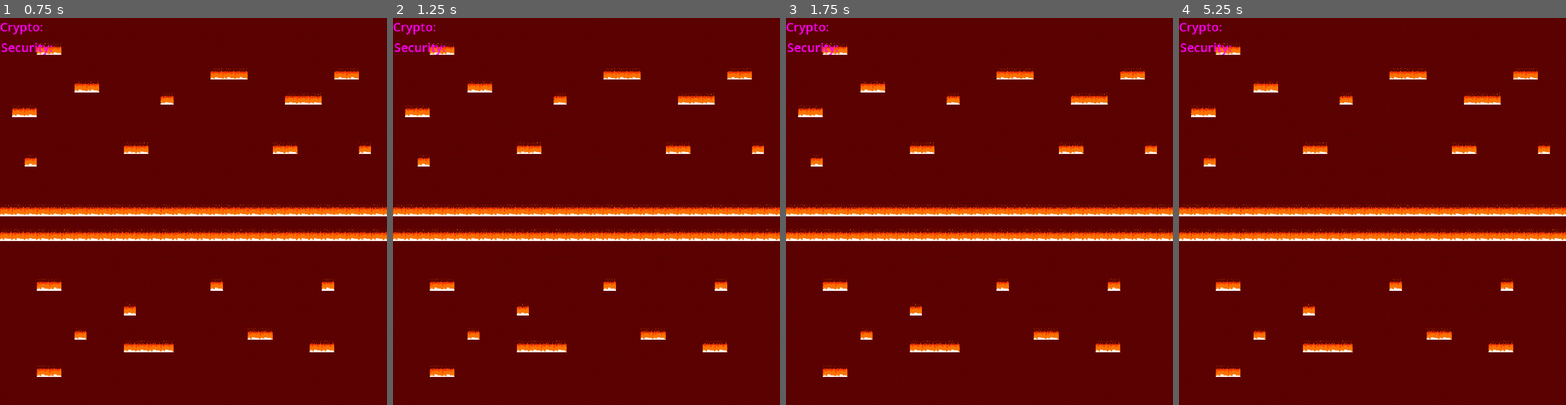
Above: before the commit, frames 1-4 (left to right).
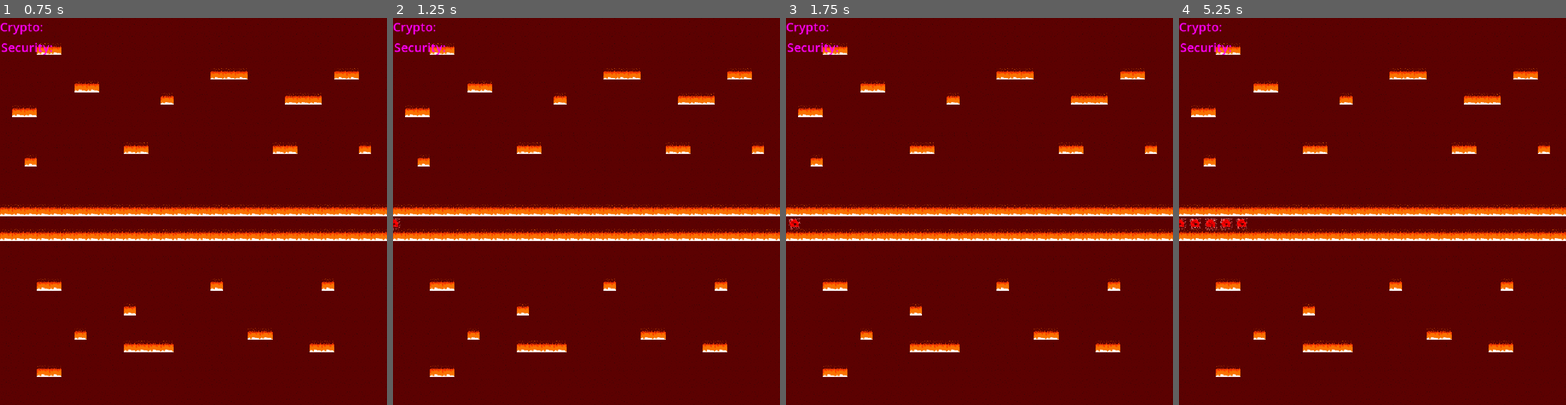
Above: after the commit, the same moments.

Repository: marist-spc/Retro-Tower-Defense
Game: Godot game, scene res://firewall.tscn
Two runs of this game, one before a commit and one after it. Both use one fixed random seed, a clock stepped at 60 frames per second and the inputs below.
Inputs:
- Up to frame 1 (0.75 s): no input
- Up to frame 2 (1.25 s): no input
- Up to frame 3 (1.75 s): no input
- Up to frame 4 (5.25 s): no input

Frame 1 is identical in both runs. In frame 2, less than 0.1% of the frame differs, in the area x 0-2%, y 51-55%; in frame 3, less than 0.1%; in frame 4, 0.3%, in the area x 0-18%, y 51-55%.

Commit message:
Spawns enemies and makes them move

Diff:
--- a/retro-td/firewall.tscn
+++ b/retro-td/firewall.tscn
@@ -3,6 +3,8 @@
 [ext_resource type="Texture2D" uid="uid://dhnle82fo316u" path="res://roook.png" id="1_664hb"]
 [ext_resource type="Texture2D" uid="uid://b6nxty01hmy6i" path="res://fire.png" id="2_x700o"]
 [ext_resource type="PackedScene" uid="uid://cx0m8xjqnvq8x" path="res://hud.tscn" id="3_ue4l0"]
+[ext_resource type="PackedScene" uid="uid://vndciyfldo0l" path="res://wave_list.tscn" id="4_kha8f"]
+[ext_resource type="Script" uid="uid://dfkut5ti8uxnl" path="res://spawn_timer.gd" id="5_gcfbm"]
 
 [sub_resource type="TileSetAtlasSource" id="TileSetAtlasSource_bwsii"]
 texture = ExtResource("1_664hb")
@@ -52,3 +54,12 @@
 rotation = -0.001974331
 
 [node name="Hud" parent="." unique_id=1658330229 instance=ExtResource("3_ue4l0")]
+
+[node name="WaveList" parent="." unique_id=2102804863 node_paths=PackedStringArray("pathAssign") instance=ExtResource("4_kha8f")]
+pathAssign = NodePath("../Path2D/PathFollow2D")
+
+[node name="SpawnTimer" type="Timer" parent="." unique_id=761466973]
+autostart = true
+script = ExtResource("5_gcfbm")
+
+[connection signal="timeout" from="SpawnTimer" to="WaveList" method="_on_spawn_timer_timeout"]
--- a/retro-td/main.tscn
+++ b/retro-td/main.tscn
@@ -1,6 +1,7 @@
 [gd_scene format=4 uid="uid://cfgq0cfaa8o5q"]
 
 [ext_resource type="Texture2D" uid="uid://c3blkrrsf7jkv" path="res://tile_sheet_128px_by_128px.png" id="1_ig7tw"]
+[ext_resource type="PackedScene" uid="uid://vndciyfldo0l" path="res://wave_list.tscn" id="2_0xm2m"]
 
 [sub_resource type="TileSetAtlasSource" id="TileSetAtlasSource_0xm2m"]
 texture = ExtResource("1_ig7tw")
@@ -31,3 +32,6 @@
 
 [node name="PathFollow2D" type="PathFollow2D" parent="TileMapLayer/Path2D" unique_id=1080315445]
 position = Vector2(0, 144)
+
+[node name="WaveList" parent="." unique_id=2102804863 node_paths=PackedStringArray("pathAssign") instance=ExtResource("2_0xm2m")]
+pathAssign = NodePath("../TileMapLayer/Path2D/PathFollow2D")
--- a/retro-td/motherboard.tscn
+++ b/retro-td/motherboard.tscn
@@ -2,6 +2,7 @@
 
 [ext_resource type="Texture2D" uid="uid://cseqdcnw640f6" path="res://Motherboard_tiles (1).png" id="1_ts5x4"]
 [ext_resource type="PackedScene" uid="uid://cx0m8xjqnvq8x" path="res://hud.tscn" id="2_8rlo4"]
+[ext_resource type="PackedScene" uid="uid://vndciyfldo0l" path="res://wave_list.tscn" id="3_n74np"]
 
 [sub_resource type="TileSetAtlasSource" id="TileSetAtlasSource_8rlo4"]
 texture = ExtResource("1_ts5x4")
@@ -55,3 +56,6 @@
 rotation = -0.0032102617
 
 [node name="Hud" parent="." unique_id=1658330229 instance=ExtResource("2_8rlo4")]
+
+[node name="WaveList" parent="." unique_id=2102804863 node_paths=PackedStringArray("pathAssign") instance=ExtResource("3_n74np")]
+pathAssign = NodePath("../TileMapLayer/Path2D/PathFollow2D")
--- /dev/null
+++ b/retro-td/spawn_timer.gd
@@ -0,0 +1,11 @@
+extends Timer
+
+
+# Called when the node enters the scene tree for the first time.
+func _ready() -> void:
+	pass # Replace with function body.
+
+
+# Called every frame. 'delta' is the elapsed time since the previous frame.
+func _process(_delta: float) -> void:
+	pass
--- a/retro-td/virus.gd
+++ b/retro-td/virus.gd
@@ -1,6 +1,9 @@
 extends CharacterBody2D
 
 @export var colorType=red
+
+# when spawning a new virus, we must set this variable
+@export var path: PathFollow2D
 
 var red=1
 var blue=2
@@ -11,7 +14,9 @@
 var gray=7
 
 var health
-var speed
+# speed of virus in pixels/sec
+var speed=40
+var progress=0
 
 var redHealth=1
 var blueHealth=2
@@ -34,33 +39,37 @@
 	if colorType==red:
 		$AnimatedSprite2D.play("red-walk")
 		health=redHealth
-		speed=redSpeed
+		speed*=redSpeed
 	elif colorType==blue:
 		$AnimatedSprite2D.play("blue-walk")
 		health=blueHealth
-		speed=blueSpeed
+		speed*=blueSpeed
 	elif colorType==green:
 		$AnimatedSprite2D.play("green-walk")
 		health=greenHealth
-		speed=greenSpeed
+		speed*=greenSpeed
 	elif colorType==yellow:
 		$AnimatedSprite2D.play("yellow-walk")
 		health=yellowHealth
-		speed=yellowSpeed
+		speed*=yellowSpeed
 	elif colorType==pink:
 		$AnimatedSprite2D.play("pink-walk")
 		health=pinkHealth
-		speed=pinkSpeed
+		speed*=pinkSpeed
 	elif colorType==brown:
 		$AnimatedSprite2D.play("brown-walk")
 		health=brownHealth
-		speed=brownSpeed
+		speed*=brownSpeed
 	elif colorType==gray:
 		$AnimatedSprite2D.play("gray-walk")
 		health=grayHealth
-		speed=graySpeed
+		speed*=graySpeed
 
 
 # Called every frame. 'delta' is the elapsed time since the previous frame.
 func _process(delta: float) -> void:
-	pass
+
+	# increase the progress of the virus based on the speed and delta
+	progress+=speed*delta
+	path.progress = progress
+	position = path.position
--- a/retro-td/virus.tscn
+++ b/retro-td/virus.tscn
@@ -308,7 +308,7 @@
 [node name="AnimatedSprite2D" type="AnimatedSprite2D" parent="." unique_id=355022236]
 sprite_frames = SubResource("SpriteFrames_te6hp")
 animation = &"blue-walk"
-frame_progress = 0.4905592
+frame_progress = 0.5198866
 
 [node name="CollisionShape2D" type="CollisionShape2D" parent="." unique_id=1795944453]
 position = Vector2(-1, -2)
--- /dev/null
+++ b/retro-td/wave_list.gd
@@ -0,0 +1,23 @@
+extends Node2D
+
+@export var virusProtoype: PackedScene
+
+@export var pathAssign: PathFollow2D
+
+# Called when the node enters the scene tree for the first time.
+func _ready() -> void:
+	pass
+
+
+# Called every frame. 'delta' is the elapsed time since the previous frame.
+func _process(_delta: float) -> void:
+	pass
+
+func _on_spawn_timer_timeout():
+	var virus = virusProtoype.instantiate()
+	virus.colorType=1
+	virus.path=pathAssign
+	# add the new virus to the scene tree (e.g., Firewall node)
+	add_child(virus)
+	# show the new virus
+	virus.show()
--- /dev/null
+++ b/retro-td/wave_list.tscn
@@ -0,0 +1,8 @@
+[gd_scene format=3 uid="uid://vndciyfldo0l"]
+
+[ext_resource type="Script" uid="uid://c8ihng2jdfg1c" path="res://wave_list.gd" id="1_d45qv"]
+[ext_resource type="PackedScene" uid="uid://bsmqw6ufb4tnn" path="res://virus.tscn" id="2_xnm0u"]
+
+[node name="WaveList" type="Node2D" unique_id=2102804863]
+script = ExtResource("1_d45qv")
+virusProtoype = ExtResource("2_xnm0u")
Not shown, added: retro-td/spawn_timer.gd.uid
Not shown, added: retro-td/wave_list.gd.uid
